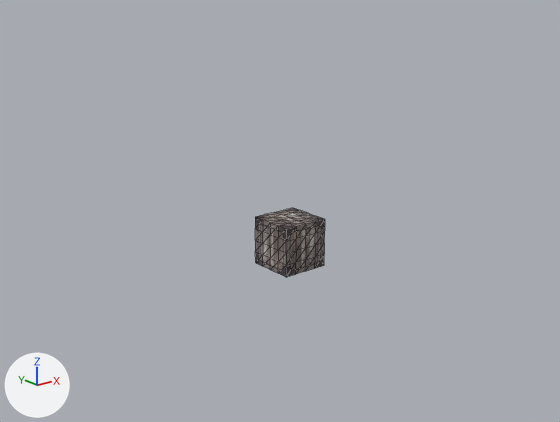
A saved change to the COLLADA model data/normal_map/box_simple.dae.
Rendered twice from a camera (50 mm lens) standing at (-9.48, -11.54, 5.81) and looking at (-0.2, 0.06, 1.17). Arrows for +X, +Y and +Z are at lower left; the lights stay in place. Mesh edges are drawn as thin lines. Where no turn or scale is listed for an object, it has been applied to the vertices.
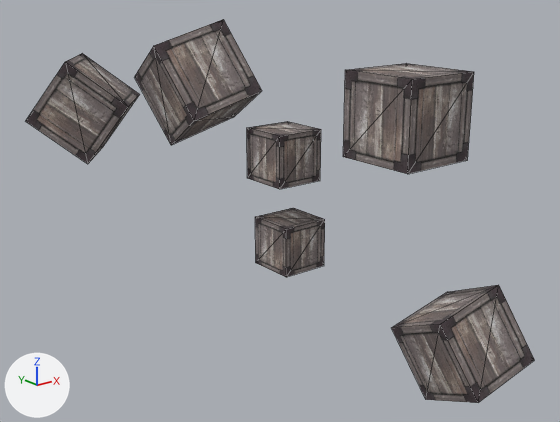
The newer file is also rescaled (x0.653), turned or shifted as a whole; pictures and numbers use the older file's frame.

Pixel boxes [x1, y1, x2, y2] of what changed, in the pictures (560 x 422 px):
'Cube_003', added
    after: [343, 63, 474, 174]
'Cube_001', added
    after: [392, 285, 534, 403]
'Cube_004', added
    after: [135, 19, 262, 145]
'Cube_002', added
    after: [26, 53, 140, 164]
'Cube_005', added
    after: [247, 121, 321, 189]
part 1 of me_cube, cut back
    both: [255, 208, 325, 275]

Edits to the bpy script that builds the scene:
```text
Change me_cube:
    used by ob_cube; location = (0.0, 0.0, 0.0)
    remove me_cube.from_pydata(...)  # 98 vertices, 192 faces; spans x -0.5..0.5, y -0.5..0.5, z 0.0..1.0
    add me_cube.from_pydata(...)  # 8 vertices, 12 faces; spans x -0.5..0.5, y -0.5..0.5, z 0.0..1.0
    me_cube part 1
    90 vertices are removed from x -0.5..0.5, y -0.5..0.5, z 0.0..1.0
    192 faces are deleted
    12 new faces join them
Add me_cube_005:
    me_cube_005.from_pydata(...)  # a box spanning x -0.5..0.5, y -0.5..0.5, z 0.0..1.0
    me_cube_005.materials.append(mat_material)  # picture img_box_simple_col_jpg
Add me_cube_004:
    me_cube_004.from_pydata(...)  # 8 vertices, 12 faces; spans x -1.19..0.88, y -0.7..1.48, z -0.57..1.85
    me_cube_004.materials.append(mat_material)  # picture img_box_simple_col_jpg
Add me_cube_003:
    me_cube_003.from_pydata(...)  # a box spanning x -0.77..0.77, y -0.77..0.77, z 0.0..1.53
    me_cube_003.materials.append(mat_material)  # picture img_box_simple_col_jpg
Add me_cube_002:
    me_cube_002.from_pydata(...)  # 8 vertices, 12 faces; spans x -0.83..1.8, y -1.64..0.89, z -1.54..0.62
    me_cube_002.materials.append(mat_material)  # picture img_box_simple_col_jpg
Add me_cube_001:
    me_cube_001.from_pydata(...)  # 8 vertices, 12 faces; spans x -1.16..0.87, y -0.72..1.43, z -0.52..1.85
    me_cube_001.materials.append(mat_material)  # picture img_box_simple_col_jpg
Add ob_cube_005:
    ob_cube_005 = bpy.data.objects.new('Cube_005', me_cube_005)
    ob_cube_005.location = (-0.36, -0.24, 1.91)
Add ob_cube_004:
    ob_cube_004 = bpy.data.objects.new('Cube_004', me_cube_004)
    ob_cube_004.location = (-1.17, 0.85, 3.04)
Add ob_cube_003:
    ob_cube_003 = bpy.data.objects.new('Cube_003', me_cube_003)
    ob_cube_003.location = (0.56, -2.49, 2.61)
Add ob_cube_002:
    ob_cube_002 = bpy.data.objects.new('Cube_002', me_cube_002)
    ob_cube_002.location = (-2.79, 4.58, 3.39)
Add ob_cube_001:
    ob_cube_001 = bpy.data.objects.new('Cube_001', me_cube_001)
    ob_cube_001.location = (1.51, -3.75, -1.55)
```
